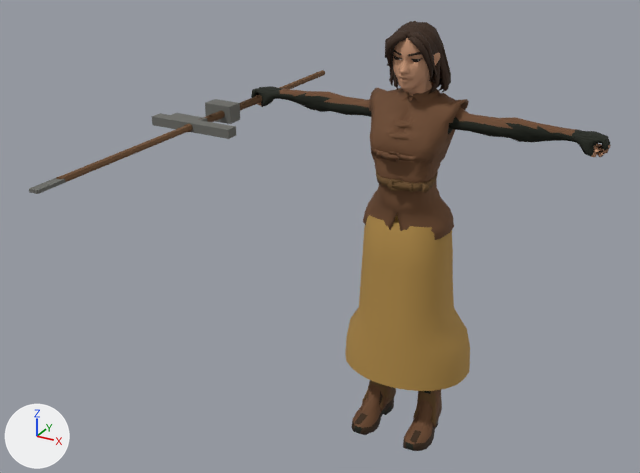
A saved change to the FBX model unity/Assets/Art/Resources/Models/Person_Gatherer_Female.fbx.
Both versions are drawn from a camera (50 mm lens) standing at (1.29, -3.08, 2.37) and looking at (-0.2, -0.36, 1.01). Lighting does not change. The marker at lower left points along +X, +Y and +Z. The first picture is the older version. Where no turn or scale is listed for an object, it has been applied to the vertices.

Objects in the first picture: 'Body', 'Prop_Pickaxe', 'Prop_Spear' and 2 more.
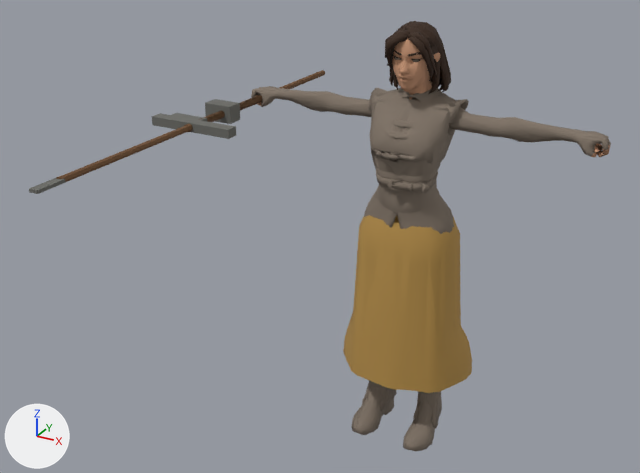
Boxes [x1, y1, x2, y2] around the edits, measured in the pictures (640 x 473 px; the box of a moved part takes in the faces that stretch with it):
'Body_LOD1', added
    after: [252, 21, 611, 451]
    faces in mat_main (orange #b38c47): [343, 216, 472, 393]
    faces in mat_rest (brown #7f7366): [252, 61, 611, 451]
    faces in mat_hair (brown #382414): [385, 21, 451, 90]
    faces in mat_skin (brown #cc9978): [392, 40, 609, 157]
part 1 of me_body, moved or reshaped
    before: [345, 32, 470, 443]
    after: [344, 28, 471, 443]
part 2 of me_body, reshaped
    before: [599, 145, 611, 153]
    after: [589, 144, 611, 156]
part 3 of me_body, recoloured
    both: [251, 86, 610, 451]
part 4 of me_body, recoloured
    both: [279, 88, 577, 232]
part 5 of me_body, recoloured
    both: [352, 87, 467, 444]
part 6 of me_body, recoloured
    both: [363, 171, 442, 427]
part 7 of me_body, recoloured
    both: [351, 396, 438, 451]

The edits, one by one:
Material 'Rest' (mat_rest) is new.
Its base color is (0.214, 0.171, 0.133) (brown #7f7366).
Its roughness is 0.85.
me_body is used by ob_body; location (0.0, 0.0, 0.0).
me_body had 3749 vertices, 6541 faces and spanned x -0.74..0.74, y -0.17..0.27, z -0.01..1.78.
me_body now has 4049 vertices, 6932 faces and spans x -0.74..0.74, y -0.18..0.27, z -0.01..1.78.
me_body part 1: 352 vertices moved from x -0.28..0.28, y -0.16..0.27, z 0.15..1.73 to x -0.28..0.29, y -0.18..0.27, z 0.15..1.73; 166 vertices removed from x -0.27..0.27, y -0.16..0.27, z 0.06..1.76; 458 vertices added at x -0.28..0.28, y -0.17..0.27, z 0.05..1.76.
me_body part 2: 2 vertices moved within x 0.72, y 0.07, z 1.41; 1 vertex removed from x 0.74, y 0.05, z 1.4; 5 vertices added at x 0.67..0.74, y 0.02..0.08, z 1.37..1.41.
me_body part 3: 1052 faces spanning x -0.74..0.74, y -0.17..0.17, z -0.01..1.47 switch from mat_cloth1 (black #141a0b) to mat_rest (brown #7f7366).
me_body part 4: 632 faces spanning x -0.62..0.62, y -0.16..0.18, z 0.92..1.54 switch from mat_top (brown #6b472b) to mat_rest (brown #7f7366).
me_body part 5: 678 faces spanning x -0.19..0.19, y -0.16..0.18, z 0.03..1.54 switch from mat_boots (brown #6b472b) to mat_rest (brown #7f7366).
me_body part 6: 373 faces spanning x -0.19..0.19, y -0.15..0.14, z 0.04..1.2 switch from mat_cloth2 (brown #6a4d28) to mat_rest (brown #7f7366).
me_body part 7: 224 faces spanning x -0.2..0.2, y -0.17..0.17, z -0.01..0.46 switch from mat_cloth3 (brown #3a2510) to mat_rest (brown #7f7366).
Other edits to the shape of me_body do not show in these pictures.
me_body no longer uses material mat_eyewhite (light grey #dbd6cc).
me_body no longer uses material mat_eyes (black #291912).
Mesh me_body_lod1 is new.
It has 1404 vertices, 2396 faces and spans x -0.74..0.74, y -0.17..0.27, z -0.01..1.78.
Faces by material slot: [1295, 442, 384, 275].
It uses material mat_rest (brown #7f7366).
It uses material mat_skin (brown #cc9978).
It uses material mat_hair (brown #382414).
It uses material mat_main (orange #b38c47).
Object 'Body_LOD1' (ob_body_lod1) is new; it shows me_body_lod1.
Its location is (0.0, 0.0, 0.0).
